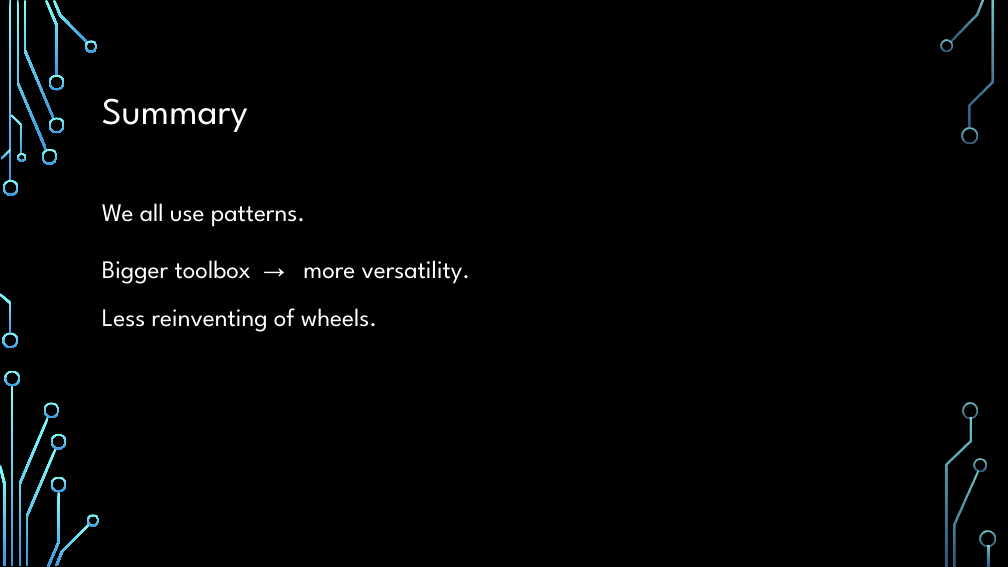
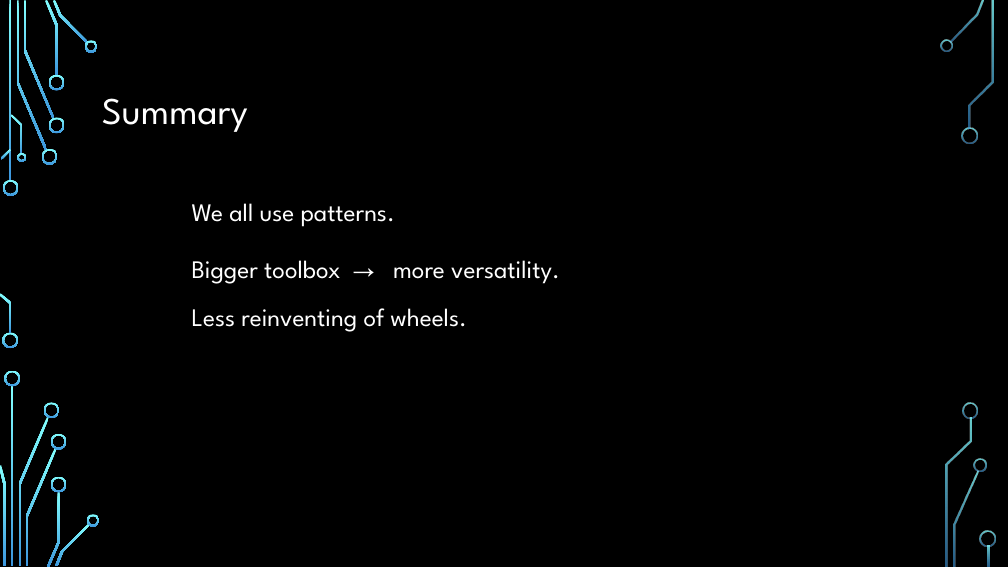
Before and after one commit to ADUG-Perth/Symposium-2021, a slide deck: slide 25 of Doc/Software patterns in Delphi.pptx (slide 24 before the commit). Drawn at 1008x567 pixels with LibreOffice and Linux fonts; fonts in the diff are those of the drawing; background and template pictures are left out. Boxes give left, top, right and bottom in pixels: in the first picture for what was removed or moved away, otherwise in the second. Text is boxed around its words. In the diff, an @@ line names an element or a change of style, - is before the commit and + after.

```diff
--- a/Doc/Software patterns in Delphi.pptx
+++ b/Doc/Software patterns in Delphi.pptx
@@ text "We all use patterns." moved from (x1=102, y1=203, x2=471, y2=332) to (x1=192, y1=203, x2=560, y2=332) @@
```
Also in this commit, not shown: 6 other slides changed, 3 slides added, 2 slides removed, 4 other files.
